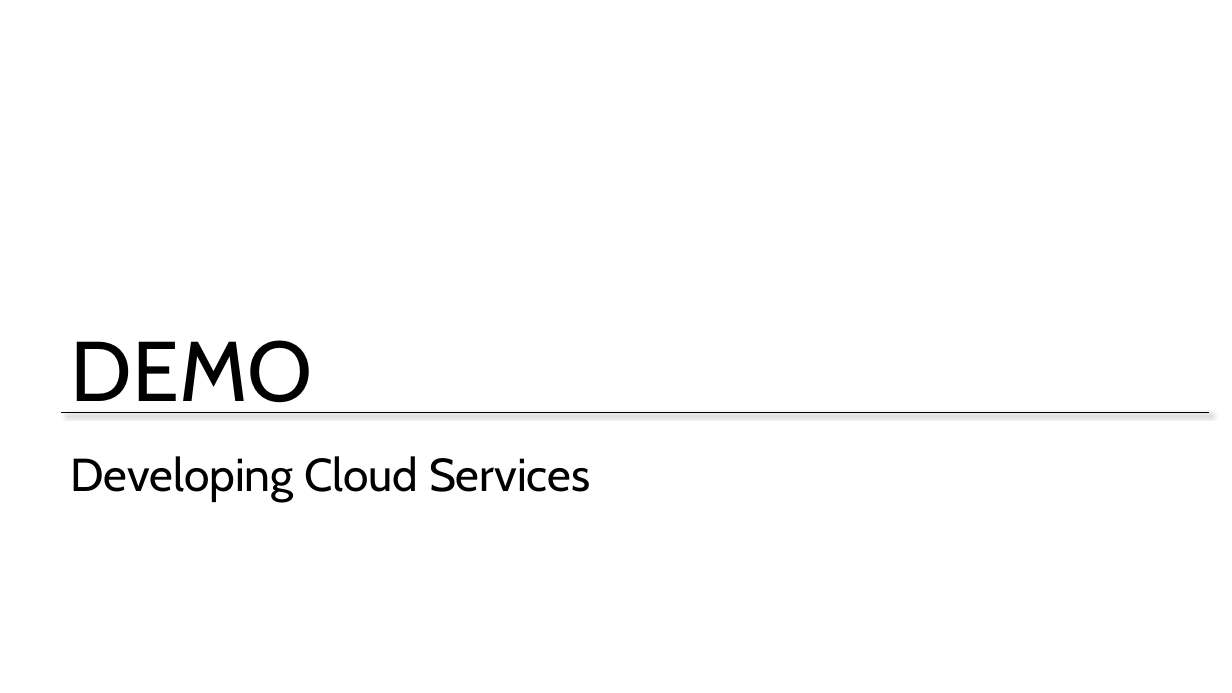
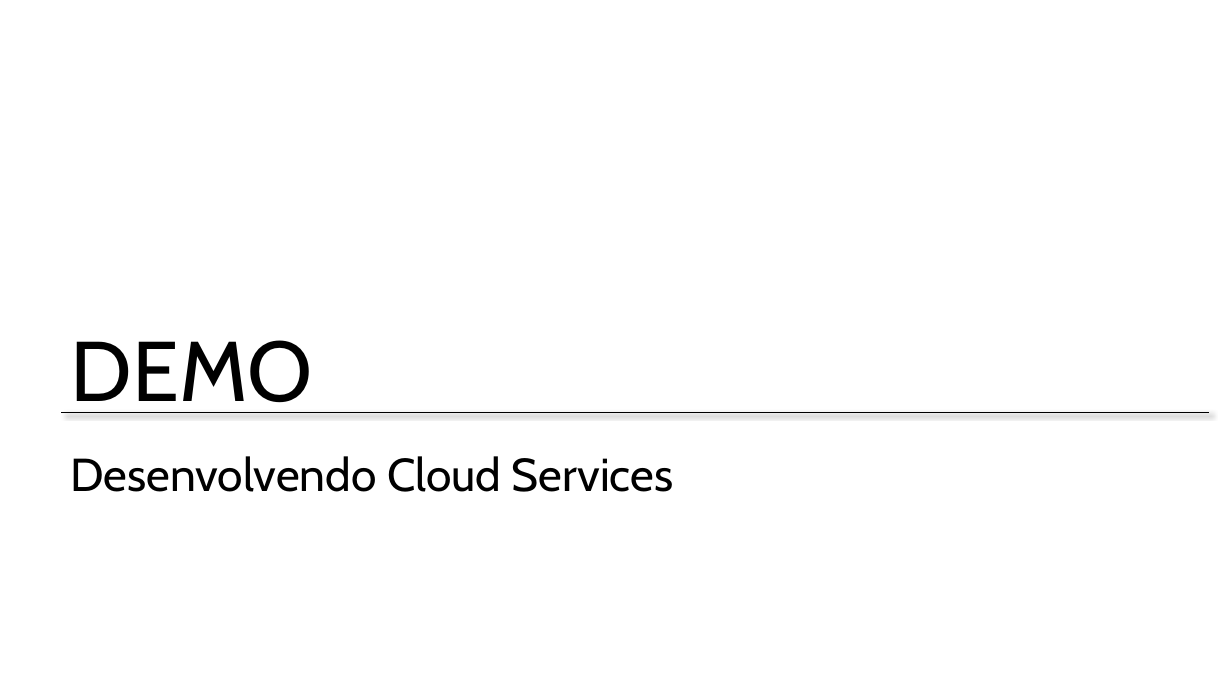
Before and after one commit to Evilazaro/MCSDAzureTraining, a slide deck: slide 28 of Design and Implement Cloud Services/Design and Implement Cloud Services.pptx (slide 29 before the commit). Drawn at 1232x693 pixels with LibreOffice and Linux fonts; fonts in the diff are those of the drawing. Boxes give left, top, right and bottom in pixels: in the first picture for what was removed or moved away, otherwise in the second. Text is boxed around its words. In the diff, an @@ line names an element or a change of style, - is before the commit and + after.

Commit message:
Tradução Arquitetura do Cloud Service

```diff
--- a/Design and Implement Cloud Services/Design and Implement Cloud Services.pptx
+++ b/Design and Implement Cloud Services/Design and Implement Cloud Services.pptx
@@ title at bbox=[71, 456, 673, 492]: text changed @@
-Developing Cloud Services
+Desenvolvendo Cloud Services
```
Also in this commit, not shown: 21 other slides changed, 1 slide added, 2 slides removed.
